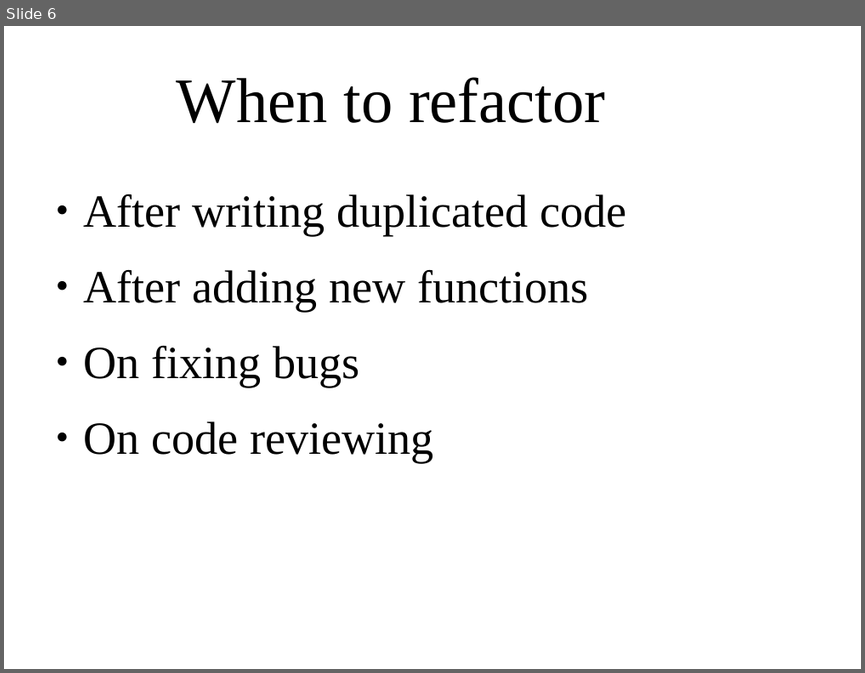
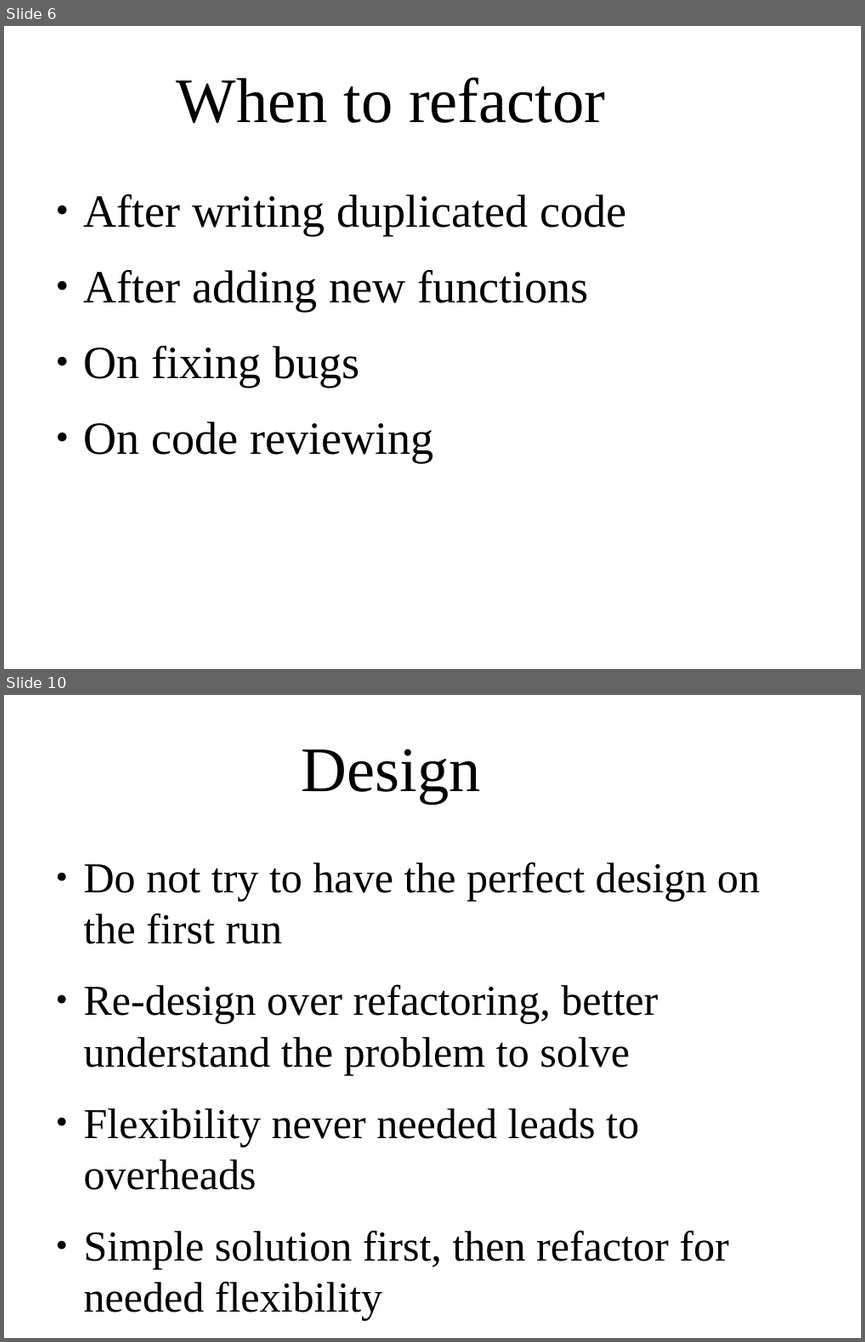
Before and after one commit to sellittf/gmtech_school, a slide deck: presentations/principles_in_refactoring_ch2.odp. Shown one above the other, each under a label of ours: slide 6 before the commit, slides 6 and 10 after it; the slides between them are not shown. The pictures are 865x673 and 865x1342 pixels, drawn with LibreOffice and Linux fonts; fonts in the diff are those of the drawing; background and template pictures are left out. Boxes give left, top, right and bottom in pixels: in the first picture for what was removed or moved away, otherwise in the second. Text is boxed around its words. In the diff, an @@ line names an element or a change of style, - is before the commit and + after.

Commit message:
excluded presenters history; refactoring presentation

```diff
--- a/presentations/principles_in_refactoring_ch2.odp
+++ b/presentations/principles_in_refactoring_ch2.odp
@@ slide 10 added at (4, 695, 861, 1338), background picture (left out) @@
@@ title added at (302, 749, 481, 804), 58.7 pt, text #000000 @@
+Design
@@ text added at (84, 862, 760, 1321), 39.5 pt, text #000000 @@
+● Do not try to have the perfect design on the first run
+● Re-design over refactoring, better understand the problem to solve
+● Flexibility never needed leads to overheads
+● Simple solution first, then refactor for needed flexibility
```
Also in this commit, not shown: 3 other slides added, 3 other files.
